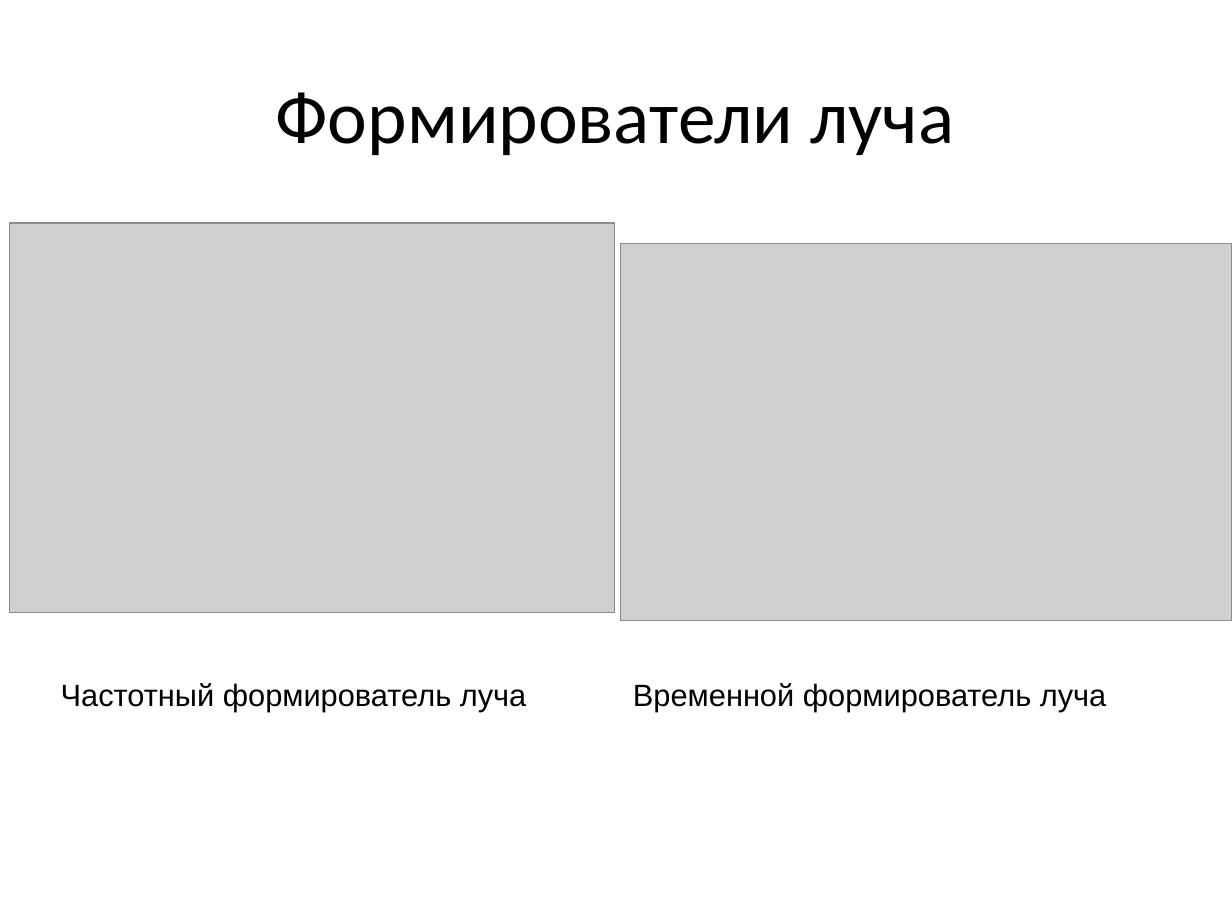
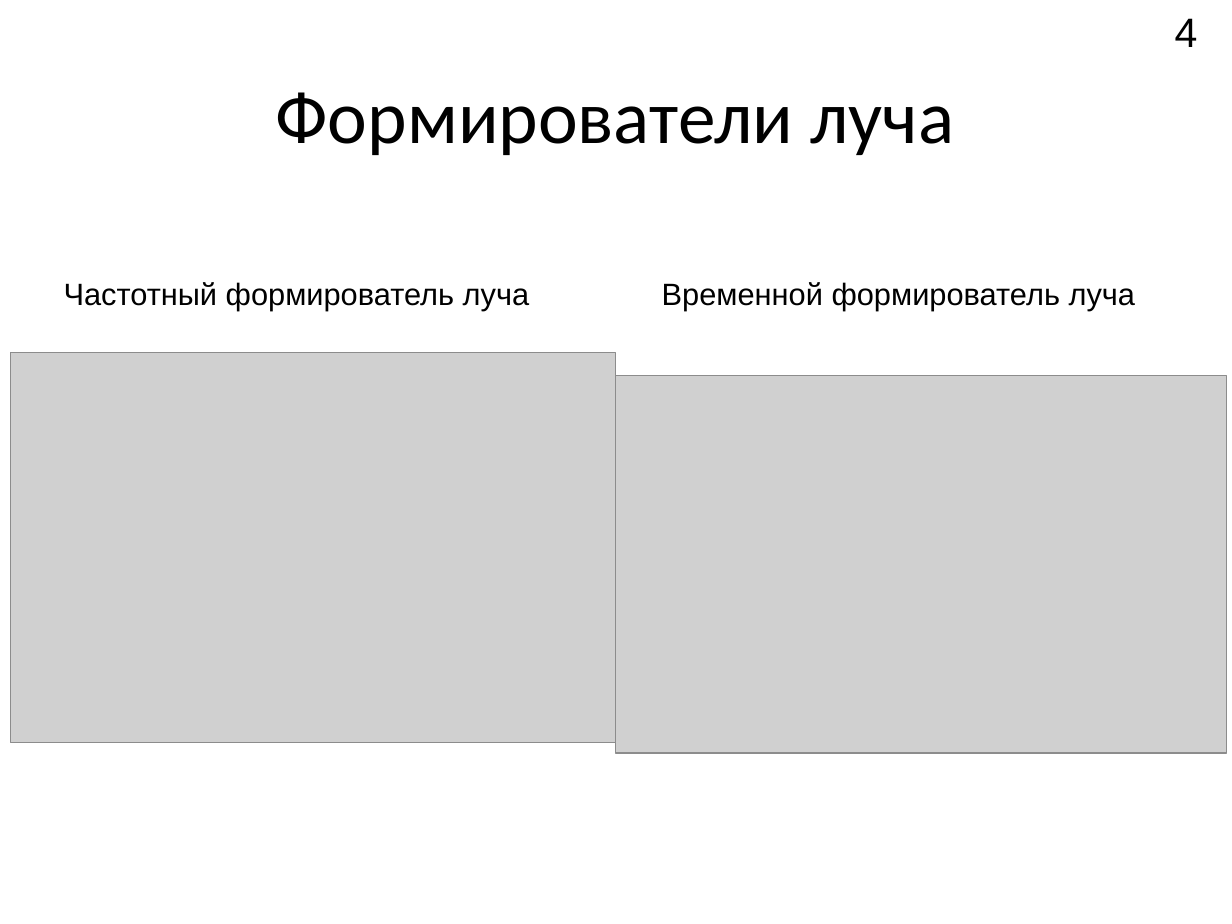
Before and after one commit to Rernamp/microphone_arrays, a slide deck: slide 4 of student_session_2021/Доклад.pptx. Drawn at 1232x924 pixels with LibreOffice and Linux fonts; fonts in the diff are those of the drawing; grey boxes stand for pictures. Boxes give left, top, right and bottom in pixels: in the first picture for what was removed or moved away, otherwise in the second. Text is boxed around its words. In the diff, an @@ line names an element or a change of style, - is before the commit and + after.

```diff
--- a/student_session_2021/Доклад.pptx
+++ b/student_session_2021/Доклад.pptx
@@ page number added at (x1=1175, y1=18, x2=1198, y2=47), 24 pt, text #000000 @@
+4
@@ text "Частотный формирователь луча" moved from (x1=61, y1=683, x2=526, y2=711) to (x1=64, y1=282, x2=529, y2=311) @@
@@ text "Временной формирователь луча" moved from (x1=633, y1=683, x2=1106, y2=711) to (x1=662, y1=282, x2=1135, y2=311) @@
@@ picture moved from (x1=10, y1=223, x2=615, y2=612) to (x1=11, y1=352, x2=616, y2=742) @@
@@ picture moved from (x1=621, y1=243, x2=1232, y2=620) to (x1=616, y1=376, x2=1227, y2=753) @@
```
Also in this commit, not shown: 6 other slides changed, 5 slides added, 5 slides removed.
